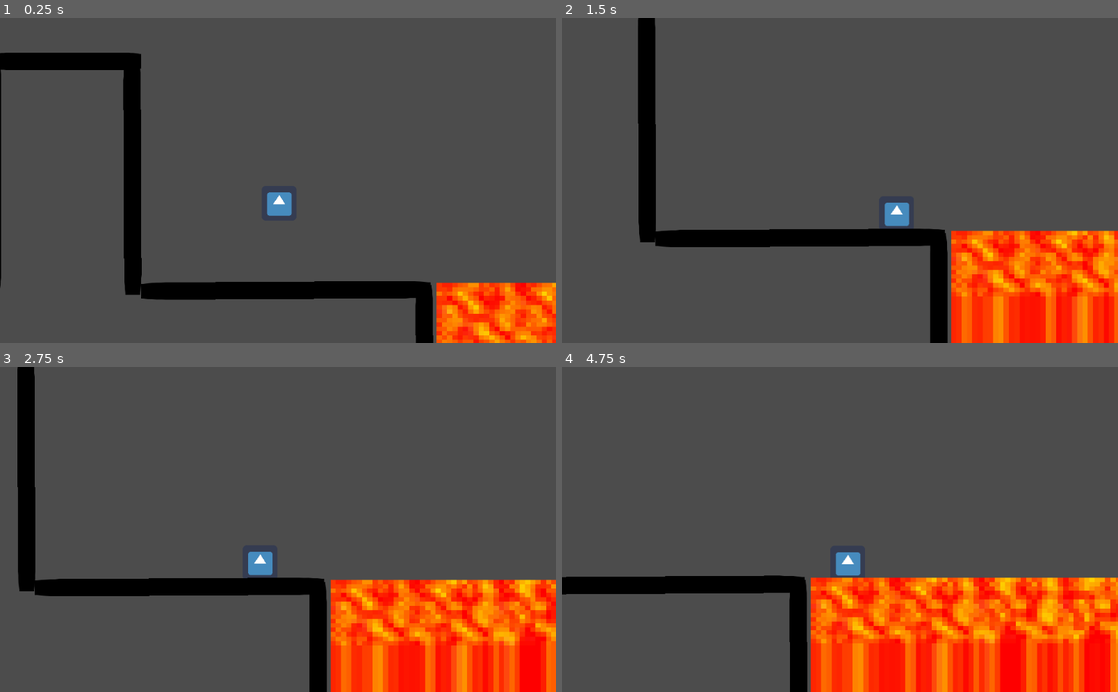
Above: before the commit, frames 1-4 (two rows, left to right).
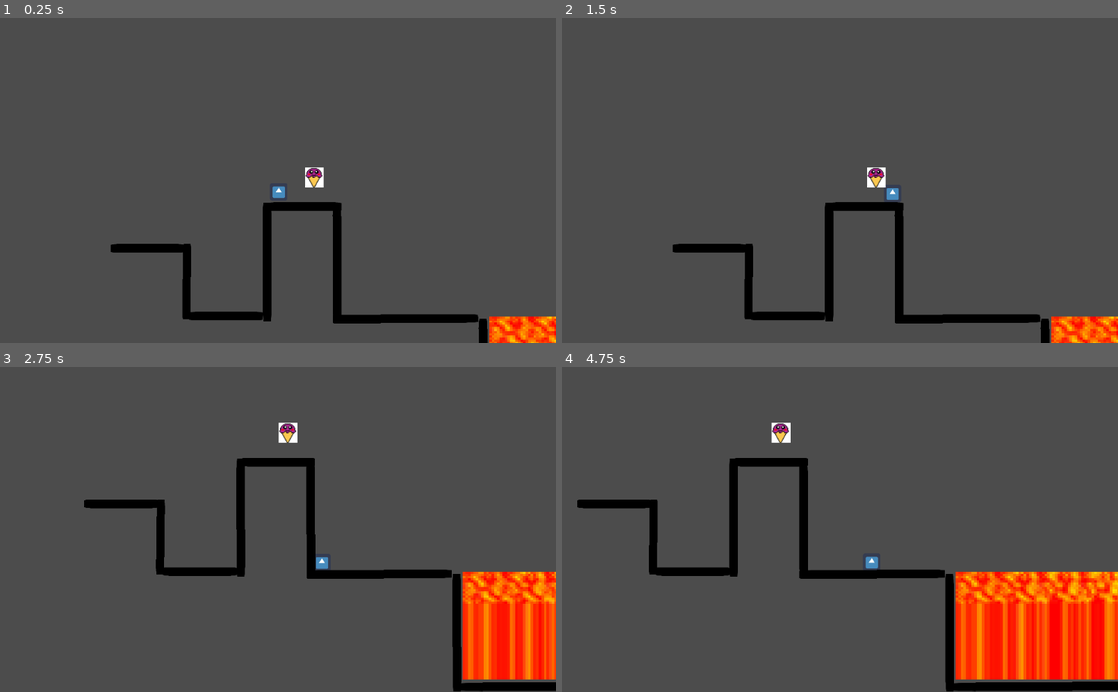
Above: after the commit, the same moments.

Repository: david094/Rage-and-Snow
Game: Godot game, scene res://level_1.tscn
Two runs of this game, one before a commit and one after it. Both use one fixed random seed, a clock stepped at 60 frames per second and the inputs below. The engine's default icon, where the game draws it, is replaced by a stand-in: a white triangle on a blue panel in a dark square.
Inputs:
- Up to frame 1 (0.25 s): no input
- Up to frame 2 (1.5 s): tap Enter (ui_accept) at 0.5, 0.6, 0.77, 1.07, 1.35 s; hold Right (ui_right) from 0.53 s (still down)
- Up to frame 3 (2.75 s): tap Enter (ui_accept) at 1.52, 1.82, 2.1 s; release Right (ui_right) at 2.03 s; hold Left (ui_left) from 2.03 s (still down)
- Up to frame 4 (4.75 s): release Left (ui_left) at 2.78 s; hold Right (ui_right) 2.78-4.28 s; tap Enter (ui_accept) at 2.85, 3.02, 3.32, 3.6, 3.77, 4.07, 4.35, 4.52 s; hold Left (ui_left) from 4.28 s (still down)

The runs differ from the first frame. In frame 1, 13% of the frame differs, in the area x 0-100%, y 10-100%; in frame 2, 18%; in frame 3, 23%; in frame 4, 25%, in the area x 0-100%, y 17-100%.

Commit message:
trapped under ice

Diff:
--- /dev/null
+++ b/Area2D.gd
@@ -0,0 +1,23 @@
+extends Area2D
+signal hit
+# class member variables go here, for example:
+# var a = 2
+# var b = "textvar"
+
+func _ready():
+	connect("body_entered", self, "lava_burns")
+	# Called when the node is added to the scene for the first time.
+	# Initialization here
+	pass
+
+#func _process(delta):
+#	# Called every frame. Delta is time since last frame.
+#	# Update game logic here.
+#	pass
+
+
+func lava_burns(body):
+	if (body.has_method("reset_to_checkpoint")):
+		body.reset_to_checkpoint()
+	else:
+		body.hide()
--- a/KinematicBody2D.gd
+++ b/KinematicBody2D.gd
@@ -1,5 +1,4 @@
 extends KinematicBody2D
-
 export (PackedScene) var bola_escena
 export (NodePath) var bola_spawn
 export (int) var vel_bola
@@ -16,8 +15,7 @@
 func _input(event):
 	if event.is_action_released("ui_select"):
 		disparo()
-	if event.is_action_released("ui_accept"):
-		reset_to_checkpoint()
+
 
 func disparo():
 	dir = Vector2(1,0)
--- a/laval_floor.tscn
+++ b/laval_floor.tscn
@@ -1,39 +1,44 @@
-[gd_scene load_steps=3 format=2]
+[gd_scene load_steps=4 format=2]
 
-[ext_resource path="res://lava_spr_strip45.png" type="Texture" id=1]
+[ext_resource path="res://Area2D.gd" type="Script" id=1]
+[ext_resource path="res://lava_spr_strip45.png" type="Texture" id=2]
 
 [sub_resource type="RectangleShape2D" id=1]
 
 custom_solver_bias = 0.0
-extents = Vector2( 10.0501, 9.1945 )
+extents = Vector2( 7.23214, 12.3773 )
 
 [node name="Node2D" type="Node2D" index="0"]
 
-position = Vector2( 22.5, 37.5 )
+_sections_unfolded = [ "Transform" ]
 
-[node name="Sprite" type="Sprite" parent="." index="0"]
+[node name="Area2D" type="Area2D" parent="." index="0"]
 
-position = Vector2( 53, 27.25 )
-texture = ExtResource( 1 )
+scale = Vector2( 1.7, 0.9 )
+input_pickable = true
+gravity_vec = Vector2( 0, 1 )
+gravity = 98.0
+linear_damp = 0.1
+angular_damp = 1.0
+audio_bus_override = false
+audio_bus_name = "Master"
+script = ExtResource( 1 )
+_sections_unfolded = [ "Transform" ]
+__meta__ = {
+"_edit_group_": true
+}
+
+[node name="Sprite" type="Sprite" parent="Area2D" index="0"]
+
+position = Vector2( 0.0155144, 0.203093 )
+scale = Vector2( 0.646778, 1.33283 )
+texture = ExtResource( 2 )
 region_enabled = true
 region_rect = Rect2( 0, 0, 100, 50 )
 _sections_unfolded = [ "Region" ]
 
-[node name="StaticBody2D" type="StaticBody2D" parent="Sprite" index="0"]
+[node name="CollisionShape2D" type="CollisionShape2D" parent="Area2D" index="1"]
 
-position = Vector2( 0.139168, 0.0360954 )
-scale = Vector2( 1.56641, 0.781763 )
-input_pickable = false
-collision_layer = 1
-collision_mask = 1
-constant_linear_velocity = Vector2( 0, 0 )
-constant_angular_velocity = 0.0
-friction = 1.0
-bounce = 0.0
-_sections_unfolded = [ "Transform" ]
-
-[node name="CollisionShape2D" type="CollisionShape2D" parent="Sprite/StaticBody2D" index="0"]
-
-position = Vector2( -0.159607, 0.247849 )
-scale = Vector2( 3.18404, 3.47526 )
+position = Vector2( 0.147062, 0.0731025 )
+scale = Vector2( 4.48414, 2.70886 )
 shape = SubResource( 1 )
--- a/level_1.tscn
+++ b/level_1.tscn
@@ -1,9 +1,11 @@
-[gd_scene load_steps=7 format=2]
+[gd_scene load_steps=9 format=2]
 
 [ext_resource path="res://KinematicBody2D.gd" type="Script" id=1]
 [ext_resource path="res://bola.tscn" type="PackedScene" id=2]
 [ext_resource path="res://icon.png" type="Texture" id=3]
 [ext_resource path="res://laval_floor.tscn" type="PackedScene" id=4]
+[ext_resource path="res://checkpoint.tscn" type="PackedScene" id=5]
+[ext_resource path="res://icecream.png" type="Texture" id=6]
 
 [sub_resource type="CircleShape2D" id=1]
 
@@ -17,40 +19,44 @@
 
 [node name="Node2D" type="Node2D" index="0"]
 
-[node name="KinematicBody2D" type="KinematicBody2D" parent="." index="0"]
-
-editor/display_folded = true
-position = Vector2( 1202, 314 )
+[node name="snowdeth_king" type="KinematicBody2D" parent="." index="0"]
+
+editor/display_folded = true
+position = Vector2( 716.305, -2.57065 )
 input_pickable = false
 collision_layer = 1
 collision_mask = 1
 collision/safe_margin = 0.08
 script = ExtResource( 1 )
+_sections_unfolded = [ "Collision" ]
+__meta__ = {
+"_edit_group_": true
+}
 bola_escena = ExtResource( 2 )
 bola_spawn = NodePath("Position2D")
 vel_bola = 300
 dir = null
 
-[node name="icon" type="Sprite" parent="KinematicBody2D" index="0"]
+[node name="icon" type="Sprite" parent="snowdeth_king" index="0"]
 
 position = Vector2( 2, 2 )
 texture = ExtResource( 3 )
 
-[node name="Position2D" type="Position2D" parent="KinematicBody2D" index="1"]
-
-position = Vector2( 50, 0 )
-
-[node name="CollisionShape2D" type="CollisionShape2D" parent="KinematicBody2D" index="2"]
+[node name="Position2D" type="Position2D" parent="snowdeth_king" index="1"]
+
+position = Vector2( 44, 1 )
+
+[node name="CollisionShape2D" type="CollisionShape2D" parent="snowdeth_king" index="2"]
 
 position = Vector2( 2, 1 )
 shape = SubResource( 1 )
 
-[node name="Camera2D" type="Camera2D" parent="KinematicBody2D" index="3"]
+[node name="Camera2D" type="Camera2D" parent="snowdeth_king" index="3"]
 
 anchor_mode = 1
 rotating = false
 current = true
-zoom = Vector2( 1, 1 )
+zoom = Vector2( 2, 2 )
 limit_left = -10000000
 limit_top = -10000000
 limit_right = 10000000
@@ -346,9 +352,9 @@
 [node name="StaticBody2D7" type="StaticBody2D" parent="." index="10"]
 
 editor/display_folded = true
-position = Vector2( 1012.29, 511.909 )
+position = Vector2( 981.451, 503.044 )
 rotation = -0.00549745
-scale = Vector2( 1.9603, 1 )
+scale = Vector2( 1.96612, 1 )
 input_pickable = false
 collision_layer = 1
 collision_mask = 1
@@ -374,7 +380,16 @@
 scale = Vector2( 1, 1.26923 )
 shape = SubResource( 2 )
 
-[node name="Node2D" parent="." index="11" instance=ExtResource( 4 )]
-
-position = Vector2( 1465, 485.132 )
-scale = Vector2( 9.6875, 8.06619 )
+[node name="lava" parent="." index="11" instance=ExtResource( 4 )]
+
+position = Vector2( 1974.75, 696 )
+scale = Vector2( 8.75, 6.625 )
+
+[node name="checkpoint" parent="." index="12" instance=ExtResource( 5 )]
+
+position = Vector2( 850.272, -13.813 )
+scale = Vector2( 2.7874, 2.5422 )
+
+[node name="Sprite" type="Sprite" parent="checkpoint" index="1"]
+
+texture = ExtResource( 6 )
Binary file added: icecream.png
Not shown, added: icecream.png.import
Not shown, added: assets_resources
